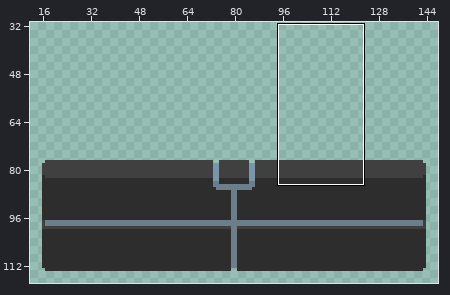
Edited in one commit: pixel-art file (draem/오브젝트/platform__/platform.aseprite). Above, an overview of the earlier version with the close-up marked.
Close-up. As it was:
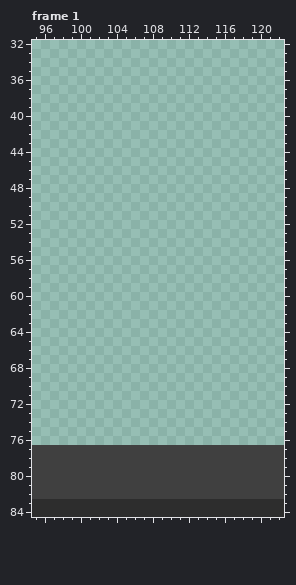
160x160 pixels, 1 frame. Colours within 5 levels of each other are drawn and written as one. Shown: frame 1: x 95..122, y 32..84. The wide view leaves out empty margins. The commit also changed other frames or places, which this record leaves out.
And afterwards:
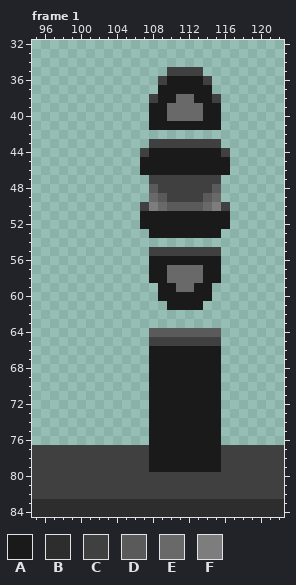
Palette (. is transparent): A #1a1a1a  B #2d2d2d  C #404040  D #5a5a5a  E #696969  F #7d7d7d
Edits made:
layer "레이어 3" now shown
Frame 1, layer "레이어 3":
Colour A now appears in row 36 at x 110 to 113; in row 37 at x 109 to 114; in row 38 at x 109 to 110 and 113 to 114; in rows 39 to 40 at x 108 to 109 and 114 to 115; in row 41 at x 108 to 115; in row 44 at x 108 to 115.
Colour A now appears in rows 45 to 46 at x 107 to 116; in rows 51 to 52 at x 107 to 116; in row 53 at x 108 to 115; in row 56 at x 108 to 115; in rows 57 to 58 at x 108 to 109 and 114 to 115; in row 59 at x 109 to 110 and 113 to 114.
Colour A now appears in row 60 at x 109 to 114; in row 61 at x 110 to 113; in rows 66 to 76 at x 108 to 115.
The author changed colour C to colour A in rows 77 to 79 at x 108 to 115.
Colour C now appears in row 35 at x 110 to 113; in row 36 at x 109 and 114; in row 38 at x 108 and 115; in row 43 at x 108 to 115; in row 44 at x 107 and 116; in row 47 at x 108 to 115.
Colour C now appears in row 48 at x 109 to 114; in row 49 at x 110 to 113; in row 50 at x 107 and 116; in row 55 at x 108 to 115; in row 65 at x 108 to 115.
Colour D now appears in row 48 at x 108 and 115; in row 49 at x 109 and 114; in row 50 at x 110 to 113; in row 64 at x 108 to 115.
Colour E now appears in row 38 at x 111 to 112; in rows 39 to 40 at x 110 to 113; in row 49 at x 108 and 115; in row 50 at x 109 and 114; in rows 57 to 58 at x 110 to 113; in row 59 at x 111 to 112.
Colour F now appears in row 50 at x 108 and 115.
Where, in picture pixels (left, top, right, bottom), the same in both close-ups:
changed: (140, 67, 230, 472)
